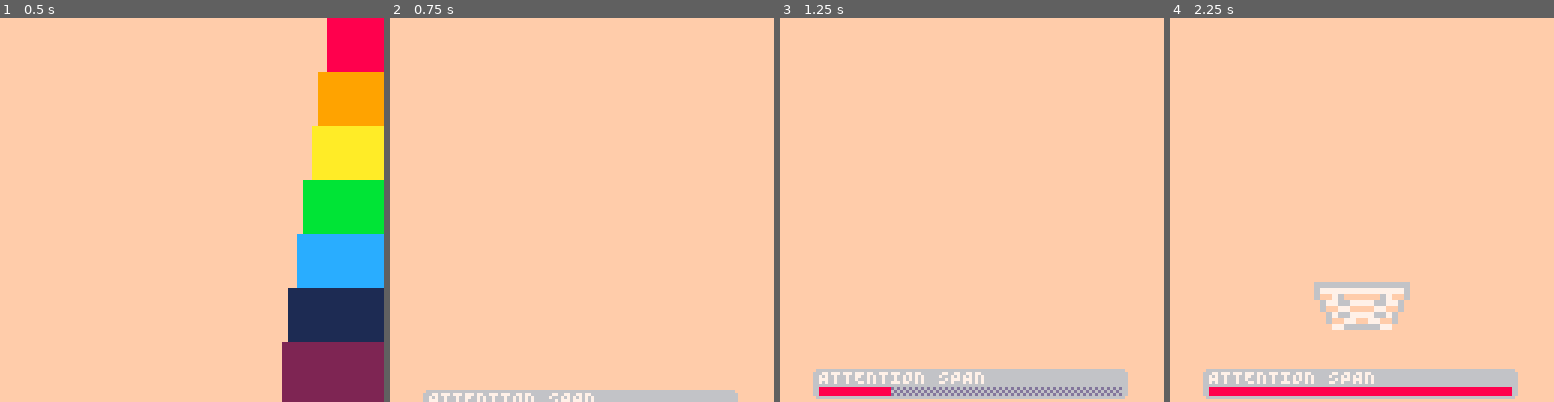
Above: before the commit, frames 1-4 (left to right).
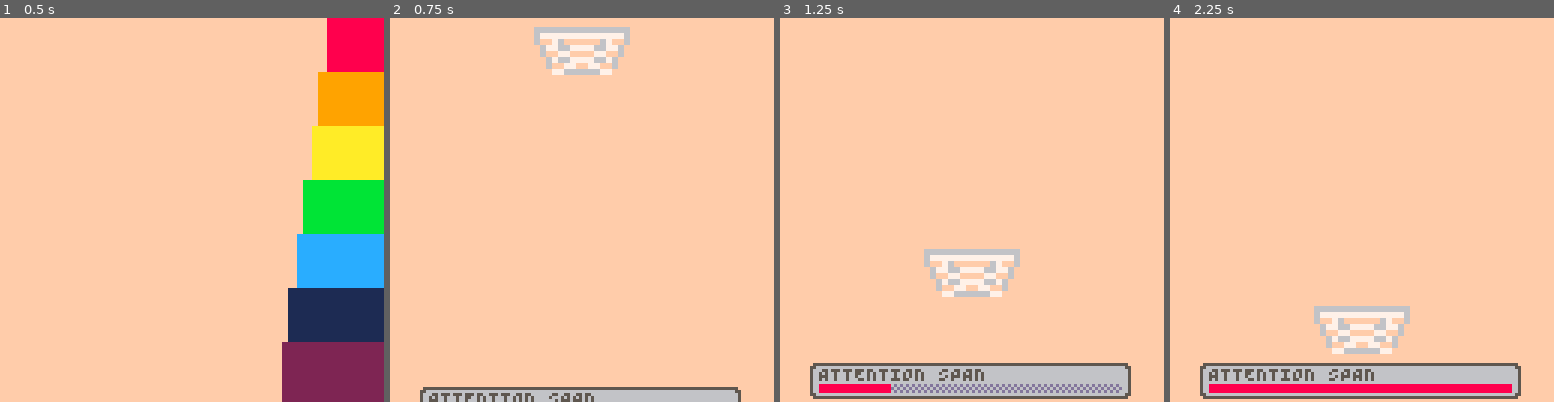
Above: after the commit, the same moments.

Repository: gaffe-buck/snuggles-folds-laundry
Game: PICO-8 cartridge snuggles.p8
Two runs of this game, one before a commit and one after it. Both use one fixed random seed, a clock stepped at 60 frames per second and the inputs below.
Inputs:
- Up to frame 1 (0.5 s): tap X (X key) at 0.33 s
- Up to frame 2 (0.75 s): no input
- Up to frame 3 (1.25 s): tap X (X key) at 1.07 s
- Up to frame 4 (2.25 s): tap X (X key) at 1.85 s

Frame 1 is identical in both runs. In frame 2, 3.3% of the frame differs, in the area x 7-92%, y 2-100%; in frame 3, 5.8%; in frame 4, 7.4%, in the area x 7-92%, y 68-100%.

Commit message:
tween callbacks

Diff:
--- a/attention_span.lua
+++ b/attention_span.lua
@@ -3,8 +3,8 @@
 
 -- dimensions
 ATTENTION_SPAN_X = 12
-ATTENTION_SPAN_SHOWN_Y = 117
-ATTENTION_SPAN_HIDDEN_Y = 128
+ATTENTION_SPAN_SHOWN_Y = 116
+ATTENTION_SPAN_HIDDEN_Y = 129
 ATTENTION_SPAN_BAR_MAX_WIDTH = 100
 ATTENTION_SPAN_BAR_X_OFFSET = 1
 ATTENTION_SPAN_BAR_Y_OFFSET = 6
@@ -16,7 +16,7 @@
 ATTENTION_SPAN_BAR_COLOR = 8
 ATTENTION_SPAN_EMPTY_BAR_COLOR = 13
 ATTENTION_SPAN_BACKGROUND_COLOR = 6
-ATTENTION_SPAN_TEXT_COLOR = 7
+ATTENTION_SPAN_TEXT_COLOR = 5
 
 -- timing
 ATTENTION_SPAN_SHOW_DURATION = 0.5
@@ -57,6 +57,9 @@
 function _attention_span_draw(self)
     local bar_x = self.x + ATTENTION_SPAN_BAR_X_OFFSET
     local bar_y = self.y + ATTENTION_SPAN_BAR_Y_OFFSET
+    rectfill(self.x -1, self.y -1, self.x + ATTENTION_SPAN_BOX_WIDTH + 1, self.y + ATTENTION_SPAN_BOX_HEIGHT + 1, ATTENTION_SPAN_TEXT_COLOR)
+    rectfill(self.x -2, self.y, self.x + ATTENTION_SPAN_BOX_WIDTH + 2, self.y + ATTENTION_SPAN_BOX_HEIGHT, ATTENTION_SPAN_TEXT_COLOR)
+
     rectfill(self.x, self.y, self.x + ATTENTION_SPAN_BOX_WIDTH, self.y + ATTENTION_SPAN_BOX_HEIGHT, ATTENTION_SPAN_BACKGROUND_COLOR)
     rectfill(self.x - 1, self.y + 1, self.x + ATTENTION_SPAN_BOX_WIDTH + 1, self.y + ATTENTION_SPAN_BOX_HEIGHT - 1, ATTENTION_SPAN_BACKGROUND_COLOR)
     fillp(▒)
--- a/basket.lua
+++ b/basket.lua
@@ -1,6 +1,6 @@
 BASKET_SHOW_START_X = 64-16
-BASKET_SHOW_START_Y = 128+16
-BASKET_SHOW_END_Y = 128-40
+BASKET_SHOW_START_Y = 0-16
+BASKET_SHOW_END_Y = 128-32
 
 function make_basket()
     local basket = {}
@@ -18,11 +18,11 @@
 function _basket_show(basket)
     local tween_config = {
         target = basket,
-        delay = seconds_to_frames(1),
-        duration = seconds_to_frames(0.5),
-        start_x = BASKET_SHOW_START_X,
+        duration = seconds_to_frames(1),
+        easing = EASING_FUNCTIONS.EASE_OUT_BOUNCE,
         start_y = BASKET_SHOW_START_Y,
-        end_y = BASKET_SHOW_END_Y
+        end_y = BASKET_SHOW_END_Y,
+        -- callback!
     }
 
     local tween = make_translation_tween(tween_config)
--- a/tween.lua
+++ b/tween.lua
@@ -4,8 +4,7 @@
     assert(config.target.x, "object has no x prop")
     assert(config.target.y, "object has no y prop")
     assert(config.duration, "no duration specified")
-    assert(config.start_x, "no start x specified")
-    assert(config.start_y, "no start y specified")
+
     assert(config.duration > 1)
 
     tween.target = config.target
@@ -16,21 +15,34 @@
     tween.end_x = config.end_x or config.start_x
     tween.end_y = config.end_y or config.start_y
     tween.easing = config.easing or EASING_FUNCTIONS.LINEAR
-    tween.update = _tween_update
+    tween.callback = config.callback
 
     tween.frames = 0
+    tween.called_back = false
+
+    tween.update = _tween_update
 
     return tween
 end
 
 function _tween_update(tween)
-    if tween.frames > tween.delay + tween.duration then return false end
+    if tween.frames > tween.delay + tween.duration then
+        if tween.callback and not tween.called_back then
+            tween.callback()
+            tween.called_back = true
+        end
+        return false
+    end
 
     local absolute_progress = _tween_get_progress(tween)
     local eased_progress = tween.easing(absolute_progress)
 
-    tween.target.x = _tween_calc(tween.start_x, tween.end_x, eased_progress)
-    tween.target.y = _tween_calc(tween.start_y, tween.end_y, eased_progress)
+    if tween.start_x then
+        tween.target.x = _tween_calc(tween.start_x, tween.end_x, eased_progress)
+    end
+    if tween.start_y then
+        tween.target.y = _tween_calc(tween.start_y, tween.end_y, eased_progress)
+    end
 
     tween.frames += 1
     return true
